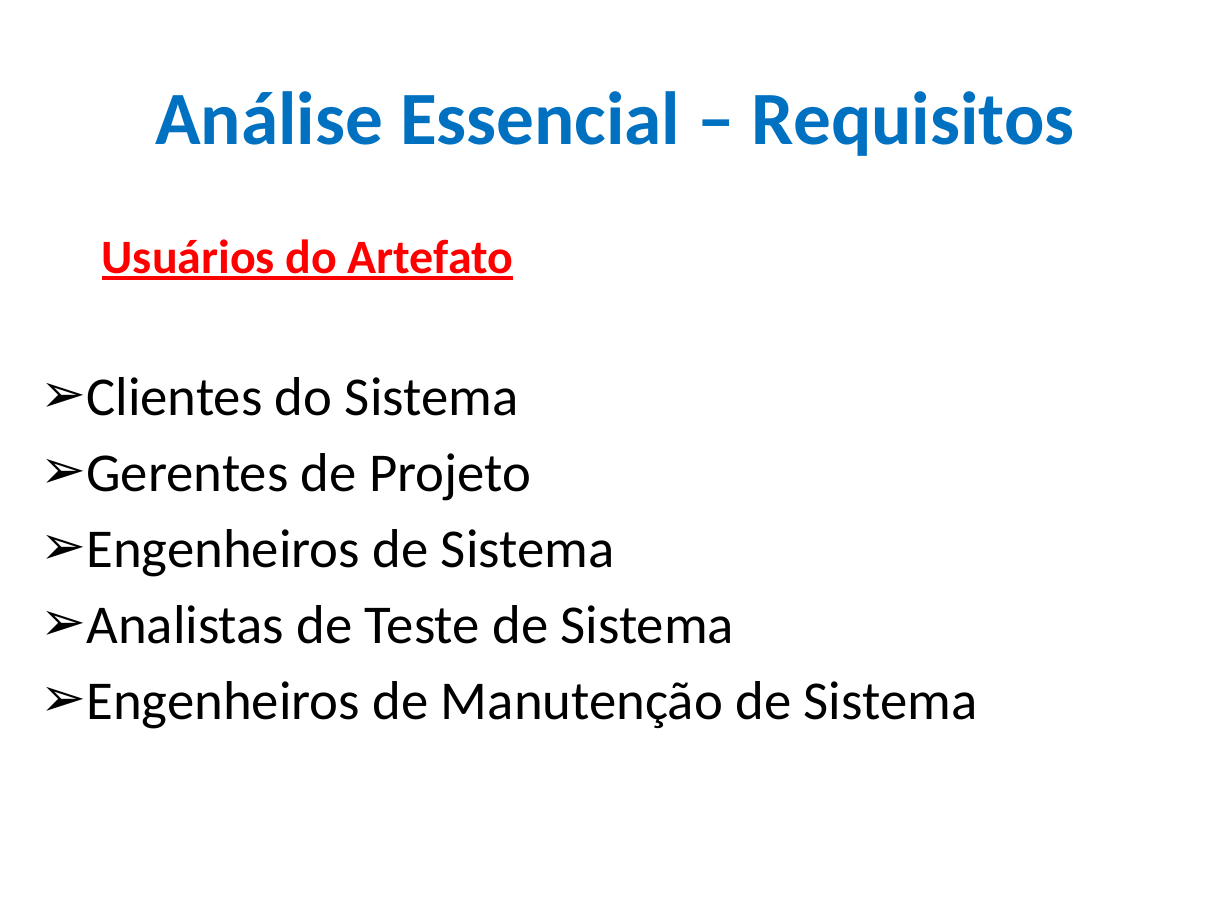
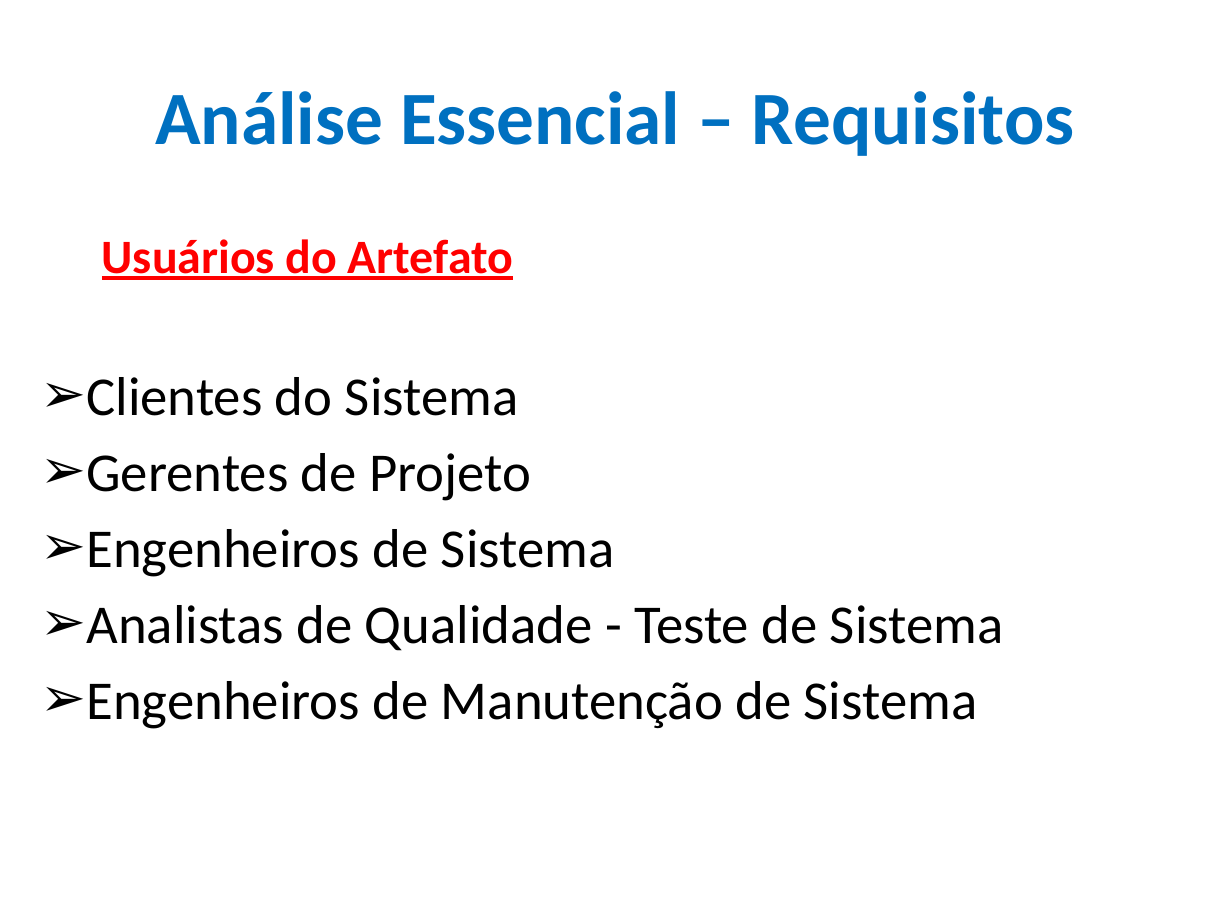
Before and after one commit to CloudEducationBrazil/WydenEngenhariaDeSoftware, a slide deck: slide 11 of 01 Classes/Aulas 03 e 04 Conceitos Métodos Ágeis XP e Analise OO.pptx (slide 15 before the commit). Drawn at 1232x924 pixels with LibreOffice and Linux fonts; fonts in the diff are those of the drawing; background and template pictures are left out. Boxes give left, top, right and bottom in pixels: in the first picture for what was removed or moved away, otherwise in the second. Text is boxed around its words. In the diff, an @@ line names an element or a change of style, - is before the commit and + after.

```diff
--- a/01 Classes/Aulas 03 e 04 Conceitos Métodos Ágeis XP e Analise OO.pptx
+++ b/01 Classes/Aulas 03 e 04 Conceitos Métodos Ágeis XP e Analise OO.pptx
@@ text at [86, 605, 1003, 651]: text changed @@
-➢ Analistas de Teste de Sistema
+➢ Analistas de Qualidade - Teste de Sistema
```
Also in this commit, not shown: 6 other slides changed, 4 slides removed, 1 other file.
